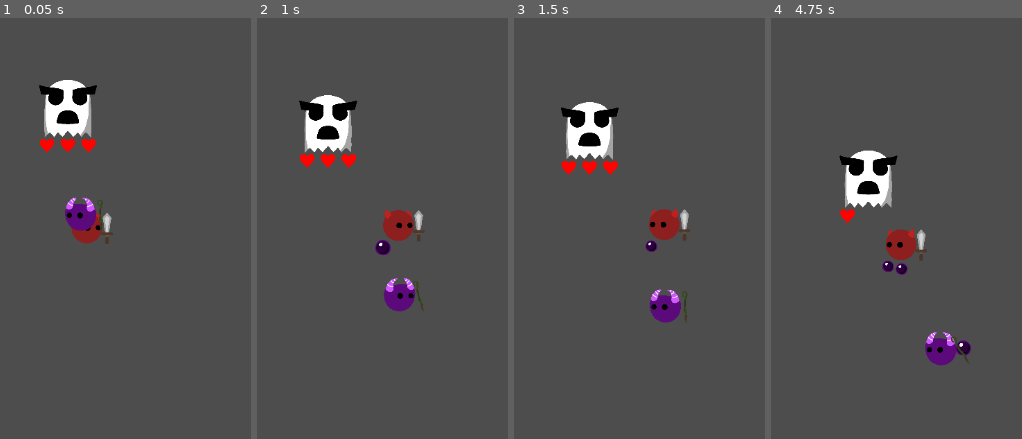
Above: before the commit, frames 1-4 (left to right).
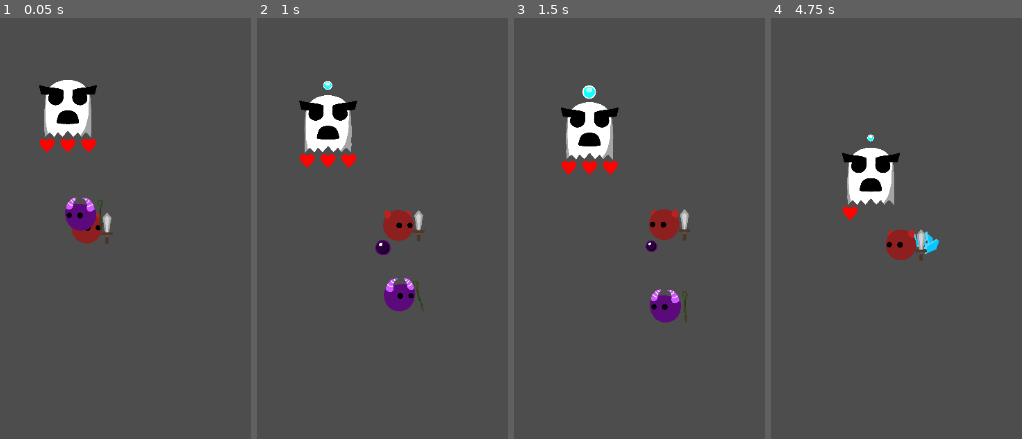
Above: after the commit, the same moments.

Repository: HoneyPony/impish-descent-future
Game: Godot game, scene res://Game.tscn
Two runs of this game, one before a commit and one after it. Both use one fixed random seed, a clock stepped at 60 frames per second and the inputs below.
Inputs (mouse positions are in pixels of both pictures, inside the frame that each line leads up to):
- Up to frame 1 (0.05 s): no input
- Up to frame 2 (1 s): move the mouse to (outside the picture) at 0.52 s; hold D (player_right) from 0.53 s (still down)
- Up to frame 3 (1.5 s): move the mouse to (outside the picture) at 1.27 s; release D (player_right) at 1.28 s
- Up to frame 4 (4.75 s): move the mouse to (936, 127) at 2.02 s; hold D (player_right) 2.03-3.53 s; move the mouse to (818, 316) at 2.77 s; move the mouse to (outside the picture) at 3.52 s; move the mouse to (outside the picture) at 4.27 s

Frame 1 is identical in both runs. In frame 2, less than 0.1% of the frame differs, in the area x 26-31%, y 14-18%; in frame 3, 0.1%; in frame 4, 2.8%, in the area x 27-80%, y 27-83%.

Commit message:
Properly implement shield buff

Diff:
--- a/enemies/simple_ghost.gd
+++ b/enemies/simple_ghost.gd
@@ -5,8 +5,6 @@
 var current_projectile = null
 
 func handle_simple_projectile():
-	return
-
 	if current_projectile != null:
 		if not current_projectile.fired:
 			# If we have an un-fired projectile, update its pos
--- a/players/player.gd
+++ b/players/player.gd
@@ -342,6 +342,16 @@
 	body.hit_target()
 	# TODO: Check shields, etc
 	on_hit()
+
+	for i in range(0, 3):
+		if buffs[i] == GS.Buff.Shield:
+			# If we had a shield, it saves us from the hit
+			buffs[i] = GS.Buff.None
+			render_buffs()
+			# Don't die now
+			return
+
+	# Do die now
 	on_death()
 	queue_free()
 
